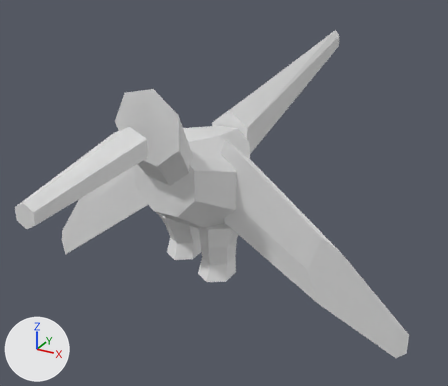
A saved change to the OBJ model data/animals/beija_flor/walk/5.obj.
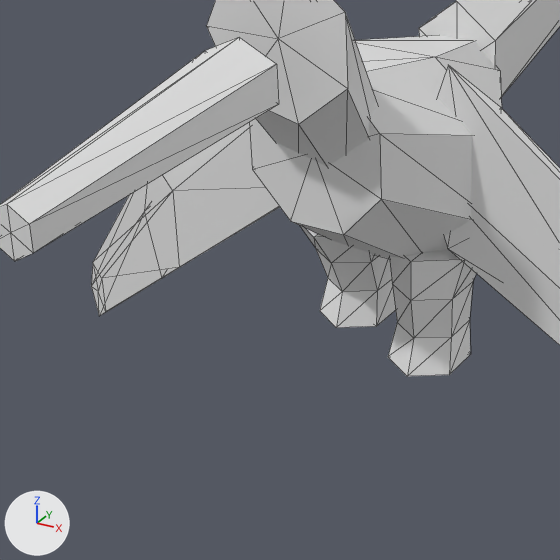
Each version is shown whole from a camera (50 mm lens) standing at (0.36, -0.592, 0.471) and looking at (-0.027, 0.111, 0.119), then close up on the part from 4% to 62% of the width and 28% to 95% of the height. Lighting does not change. The marker at lower left points along +X, +Y and +Z. The first two pictures are the older version. The close-ups show mesh edges as thin lines. Where no turn or scale is listed for an object, it has been applied to the vertices.

Script lines for the objects in view, before the commit:
```python
me_beija_flor_walk_5 = bpy.data.meshes.new('beija_flor_walk_5')
me_beija_flor_walk_5.from_pydata(...)  # 156 vertices, 280 faces; spans x -0.264..0.262, y -0.267..0.557, z 0.0..0.319
ob_beija_flor_walk_5 = bpy.data.objects.new('beija_flor_walk_5', me_beija_flor_walk_5)
ob_beija_flor_walk_5.location = (0.0, 0.0, 0.0)
```
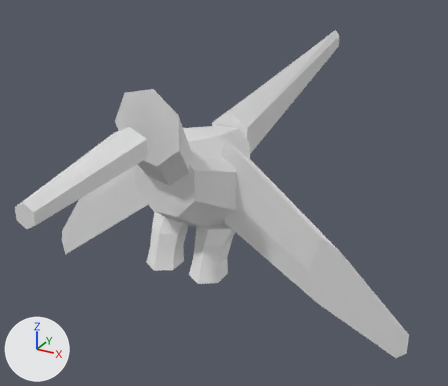
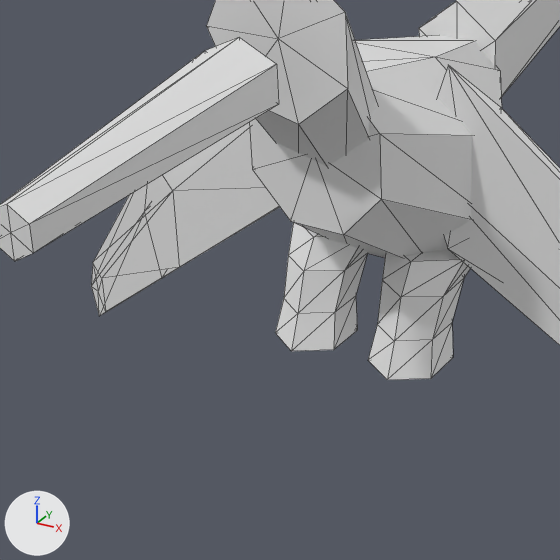
Pixel boxes (x1, y1, x2, y2) of what changed, in the close-ups (560 x 560 px; the box of a moved part takes in the faces that stretch with it):
'beija_flor_walk_5', reshaped
    before: (0, 0, 560, 376)
    after: (0, 0, 560, 380)
part 1 of me_beija_flor_walk_5, moved or reshaped
    before: (320, 278, 395, 328)
    after: (275, 296, 357, 351)
part 2 of me_beija_flor_walk_5, moved or reshaped
    before: (300, 226, 392, 292)
    after: (284, 223, 368, 314)
part 3 of me_beija_flor_walk_5, moved or reshaped
    before: (388, 320, 471, 376)
    after: (368, 322, 453, 380)
part 4 of me_beija_flor_walk_5, moved or reshaped
    before: (389, 256, 476, 338)
    after: (378, 255, 470, 341)

Patch to the scene script:
```diff
--- a/data/animals/beija_flor/walk/5.obj.py
+++ b/data/animals/beija_flor/walk/5.obj.py
@@ me_beija_flor_walk_5 @@
 me_beija_flor_walk_5.from_pydata(...)  # 156 vertices, 280 faces; spans x -0.264..0.262, y -0.267..0.557, z 0.0..0.319
 # used by ob_beija_flor_walk_5; location = (0.0, 0.0, 0.0)
+# me_beija_flor_walk_5 part 1: all 13 vertices in x -0.051..-0.011, y -0.013..0.039, z 0.073..0.093 are moved by (0.0, -0.045, 0.008)
+# me_beija_flor_walk_5 part 2: all 6 vertices in x -0.05..-0.012, y -0.016..0.033, z 0.116 are moved by (0.0, -0.027, 0.007)
+# me_beija_flor_walk_5 part 3: all 13 vertices in x 0.011..0.051, y -0.038..0.014, z 0.071..0.091 are moved by (0.0, -0.021, 0.009)
+# me_beija_flor_walk_5 part 4: all 6 vertices in x 0.012..0.05, y -0.033..0.016, z 0.116 are moved by (0.0, -0.01, 0.007)
```
